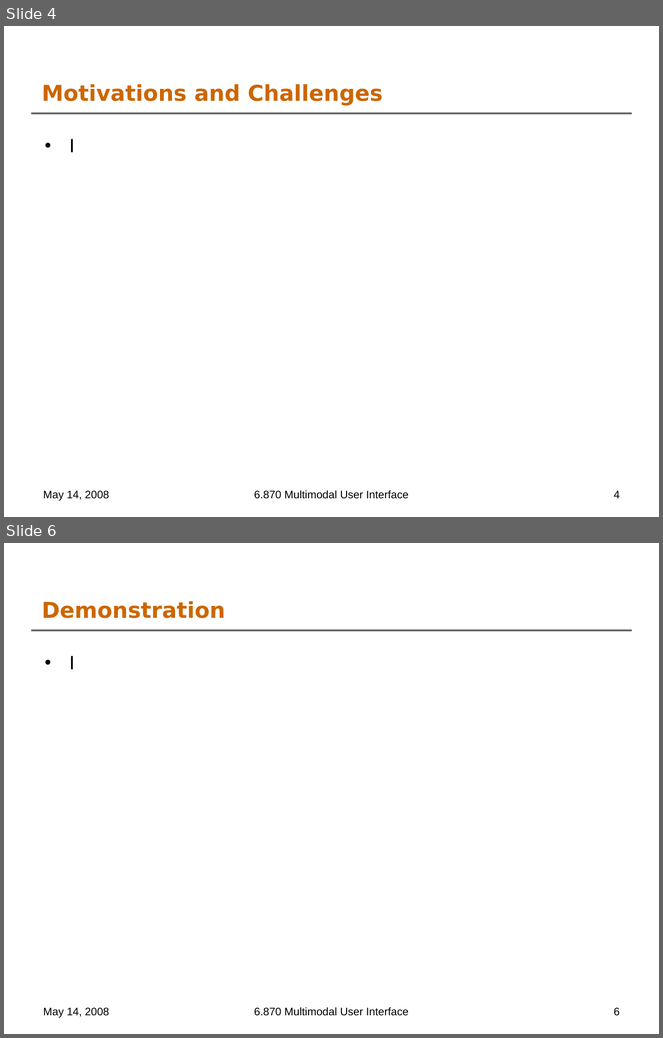
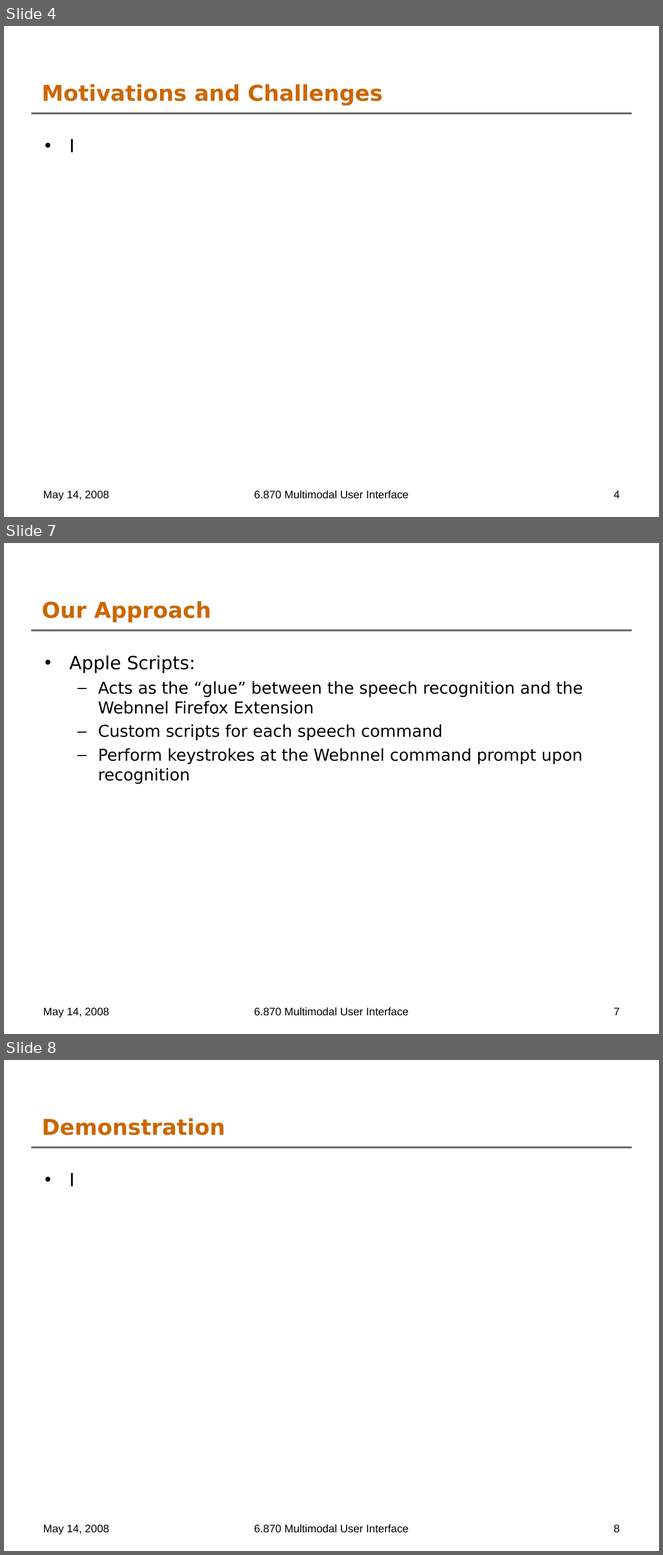
Before and after one commit to oshanis/webnnel, a slide deck: docs/6.870 Final Project Presentation.ppt. Shown one above the other, each under a label of ours: slides 4 and 6 before the commit, slides 4, 7 and 8 after it; the slides between them are not shown. The pictures are 663x1038 and 663x1555 pixels, drawn with LibreOffice and Linux fonts; fonts in the diff are those of the drawing; background and template pictures are left out. Boxes give left, top, right and bottom in pixels: in the first picture for what was removed or moved away, otherwise in the second. Text is boxed around its words. In the diff, an @@ line names an element or a change of style, - is before the commit and + after.

```diff
--- a/docs/6.870 Final Project Presentation.ppt
+++ b/docs/6.870 Final Project Presentation.ppt
@@ slide 7 added at (4,543,659,1034), background #FFFFFF; not listed: 1 template element that a slide beside it also shows @@
@@ title added at (42,601,211,623), 24 pt, text #CC6600, bold @@
+Our Approach
@@ text added at (70,655,583,784), 18 pt, text #000000 @@
+• Apple Scripts:
+  – Acts as the “glue” between the speech recognition and the Webnnel Firefox Extension
+  – Custom scripts for each speech command
+  – Perform keystrokes at the Webnnel command prompt upon recognition
@@ text added at (43,1008,110,1018), 12 pt, text #000000 @@
+May 14, 2008
@@ text added at (254,1007,409,1016), 12 pt, text #000000 @@
+6.870 Multimodal User Interface
@@ page number added at (614,1008,620,1016), 12 pt, text #000000 @@
+7
@@ what was slide 6 is now slide 8 @@
@@ page number at (614,1525,620,1533): text changed @@
-6
+8
```
Also in this commit, not shown: 4 slides changed, 1 other slide added.
